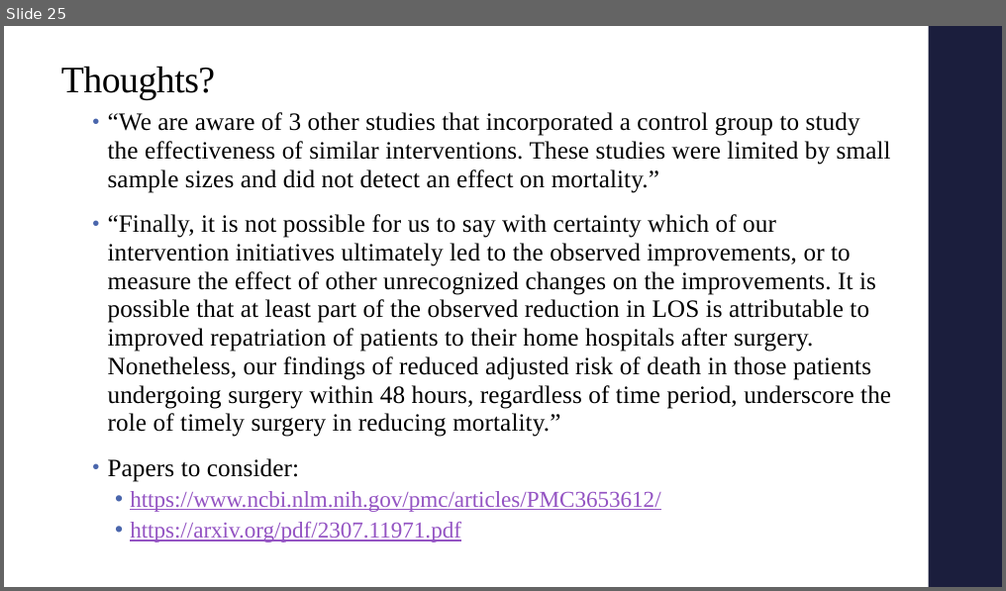
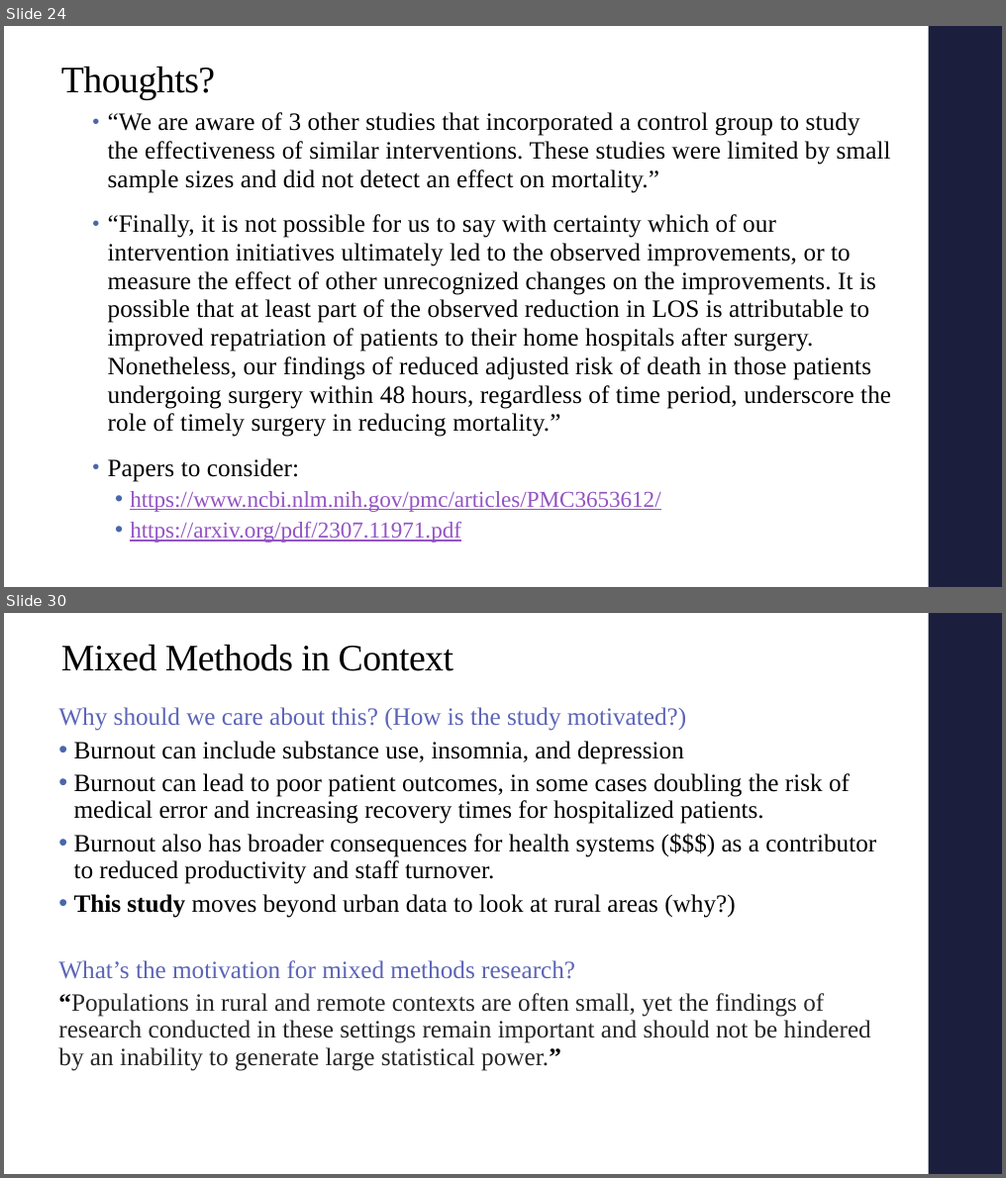
Before and after one commit to alex-hoagland/HAD5772, a slide deck: Lectures/Lecture10_SurvivalAnalysis_MixedMethods/Lecture10_SurvivalAnalysis_MixedMethods.pptx. Shown one above the other, each under a label of ours: slide 25 before the commit, slides 24 and 30 after it; the slides between them are not shown. The pictures are 1006x591 and 1006x1178 pixels, drawn with LibreOffice and Linux fonts; fonts in the diff are those of the drawing. Boxes give left, top, right and bottom in pixels: in the first picture for what was removed or moved away, otherwise in the second. Text is boxed around its words. In the diff, an @@ line names an element or a change of style, - is before the commit and + after.

```diff
--- a/Lectures/Lecture10_SurvivalAnalysis_MixedMethods/Lecture10_SurvivalAnalysis_MixedMethods.pptx
+++ b/Lectures/Lecture10_SurvivalAnalysis_MixedMethods/Lecture10_SurvivalAnalysis_MixedMethods.pptx
@@ slide 30 added at (4,613,1002,1174), background #FFFFFF; not listed: 1 template element that a slide beside it also shows @@
@@ title added at (61,644,453,671), 36 pt, text #000000 @@
+Mixed Methods in Context
@@ text added at (58,707,876,1071), 24 pt, text #000000 @@
+  Why should we care about this? (How is the study motivated?)
+  • Burnout can include substance use, insomnia, and depression
+  • Burnout can lead to poor patient outcomes, in some cases doubling the risk of medical error and increasing recovery times for hospitalized patients.
+  • Burnout also has broader consequences for health systems ($$$) as a contributor to reduced productivity and staff turnover.
+  • This study moves beyond urban data to look at rural areas (why?)
+  What’s the motivation for mixed methods research?
+  “Populations in rural and remote contexts are often small, yet the findings of research conducted in these settings remain important and should not be hindered by an inability to generate large statistical power.”
@@ what was slide 25 is now slide 24 @@
```
Also in this commit, not shown: 1 slide changed, 24 other slides added, 1 slide removed.
